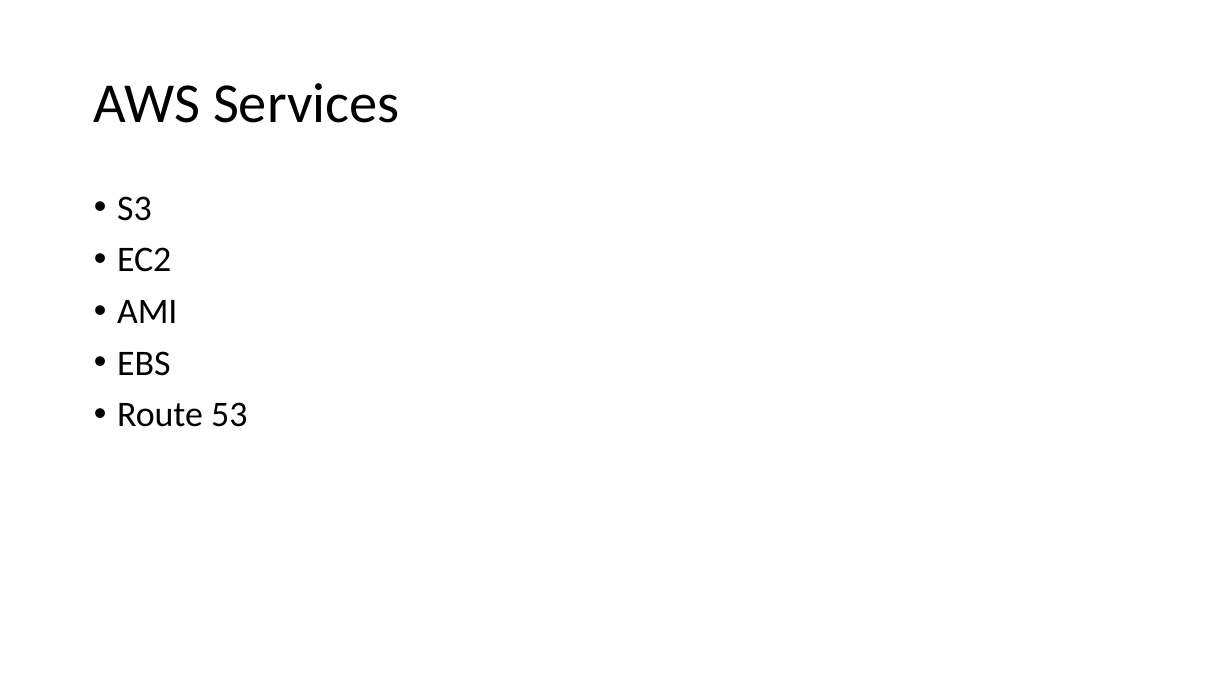
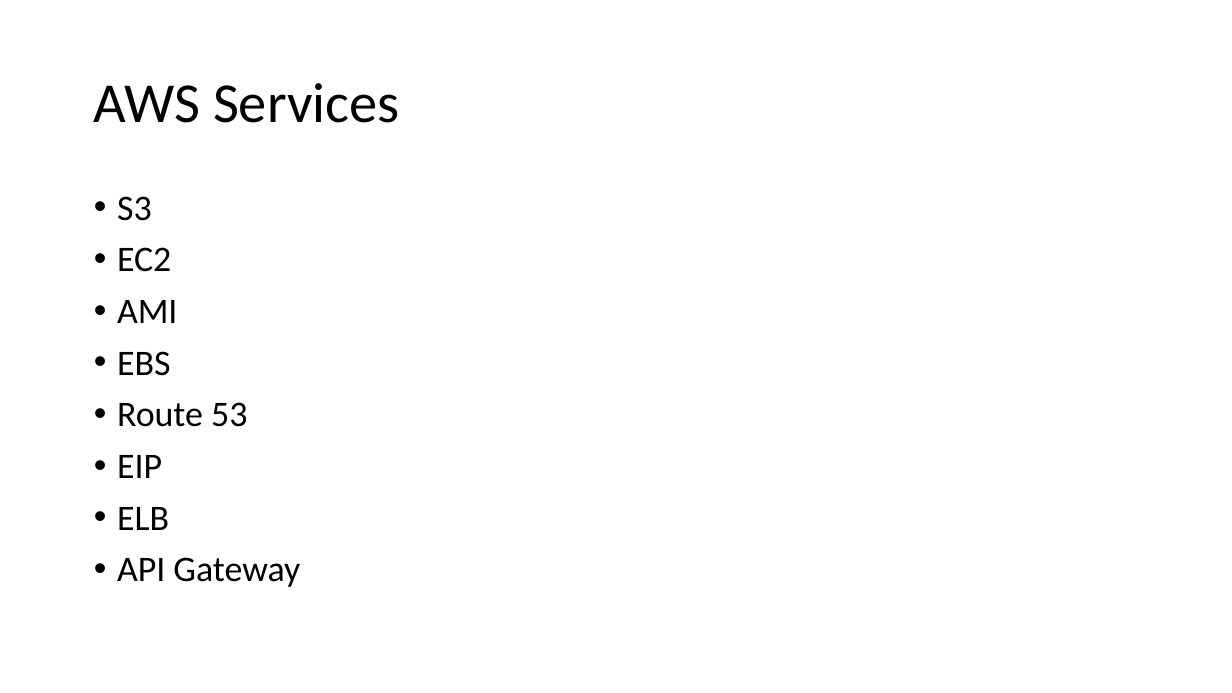
Before and after one commit to 200914ROC2/Training, a slide deck: slide 17 of 7Week-DevOps-AWS/7w-aws-devops.pptx (slide 16 before the commit). Drawn at 1232x693 pixels with LibreOffice and Linux fonts; fonts in the diff are those of the drawing. Boxes give left, top, right and bottom in pixels: in the first picture for what was removed or moved away, otherwise in the second. Text is boxed around its words. In the diff, an @@ line names an element or a change of style, - is before the commit and + after.

Commit message:
update ppt

```diff
--- a/7Week-DevOps-AWS/7w-aws-devops.pptx
+++ b/7Week-DevOps-AWS/7w-aws-devops.pptx
@@ text at <box>117,455,300,587</box>: paragraphs added @@
+• EIP
+• ELB
+• API Gateway
```
Also in this commit, not shown: 2 other slides changed, 4 slides added.
